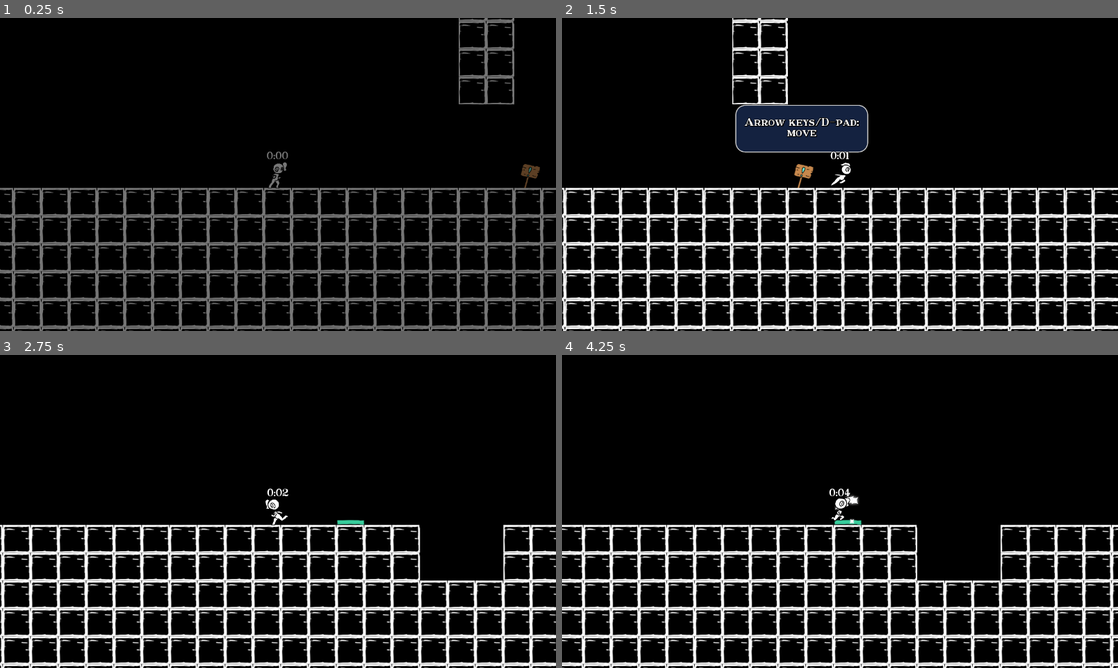
Above: before the commit, frames 1-4 (two rows, left to right).
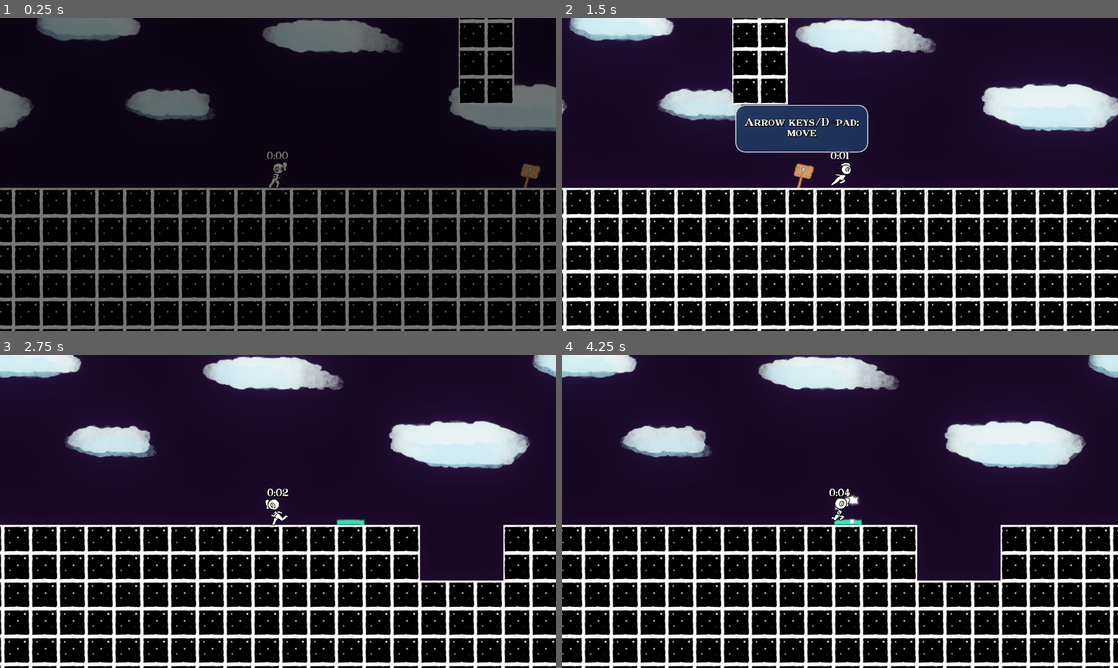
Above: after the commit, the same moments.

Repository: kalebye2/godot-wild-jam-31
Game: Godot game, scene res://scene/init.tscn
Two runs of this game, one before a commit and one after it. Both use one fixed random seed, a clock stepped at 60 frames per second and the inputs below.
Inputs (mouse positions are in pixels of both pictures, inside the frame that each line leads up to):
- Up to frame 1 (0.25 s): no input
- Up to frame 2 (1.5 s): tap Enter at 0.5 s; move the mouse to (962, 158) at 0.52 s; hold Right (walk_right) from 0.53 s (still down); tap C (dash) at 0.6, 1.35 s; tap Up (jump) at 0.77 s; move the mouse to (728, 190) at 1.27 s
- Up to frame 3 (2.75 s): tap Up (jump) at 1.52 s; move the mouse to (333, 442) at 2.02 s; release Right (walk_right) at 2.03 s; hold Left (walk_left) from 2.03 s (still down); tap C (dash) at 2.1 s
- Up to frame 4 (4.25 s): move the mouse to (812, 574) at 2.77 s; release Left (walk_left) at 2.78 s; hold Right (walk_right) from 2.78 s (still down); tap C (dash) at 2.85, 3.6 s; tap Up (jump) at 3.02, 3.77 s; move the mouse to (1006, 558) at 3.52 s

The runs differ from the first frame. In frame 1, 12% of the frame differs, in the area x 0-100%, y 0-100%; in frame 2, 57%; in frame 3, 63%; in frame 4, 62%.

Commit message:
Added new art

Diff:
--- a/resources/environments/main_environment.tres
+++ b/resources/environments/main_environment.tres
@@ -2,3 +2,7 @@
 
 [resource]
 background_mode = 4
+glow_enabled = true
+glow_levels/6 = true
+glow_intensity = 1.25
+glow_bloom = 0.47
--- a/scene/levels/level0.tscn
+++ b/scene/levels/level0.tscn
@@ -19,19 +19,19 @@
 [node name="checkpoint3" parent="." index="3" instance=ExtResource( 5 )]
 position = Vector2( 5600, 1056 )
 
-[node name="tile_map" parent="." index="8"]
+[node name="tile_map" parent="." index="9"]
 tile_data = PoolIntArray( -196483, 0, 0, -196482, 0, 0, -196481, 0, 0, -196480, 0, 0, -196479, 0, 0, -196478, 0, 0, -19 …(19881 unchanged characters)…
 
-[node name="player" parent="." index="9"]
+[node name="player" parent="." index="10"]
 position = Vector2( 328.726, 508.742 )
 
-[node name="player_spawn" parent="." index="10"]
+[node name="player_spawn" parent="." index="11"]
 position = Vector2( 672, 800 )
 
-[node name="cam_limit_left_top" parent="." index="11"]
+[node name="cam_limit_left_top" parent="." index="12"]
 position = Vector2( -2048, 0 )
 
-[node name="cam_limit_right_bottom" parent="." index="12"]
+[node name="cam_limit_right_bottom" parent="." index="13"]
 position = Vector2( 9280, 1344 )
 
 [node name="1" type="Position2D" parent="cam_new_limits/left_top" index="0"]
@@ -47,33 +47,21 @@
 
 [node name="saw" parent="hazards" index="0" instance=ExtResource( 3 )]
 position = Vector2( 3392, 64 )
-final_pos = Vector2( 0, 0 )
-tween_time = 2.0
 
 [node name="saw2" parent="hazards" index="1" instance=ExtResource( 3 )]
 position = Vector2( 8336, 1216 )
-final_pos = Vector2( 0, 0 )
-tween_time = 2.0
 
 [node name="saw3" parent="hazards" index="2" instance=ExtResource( 3 )]
 position = Vector2( 8336, 1088 )
-final_pos = Vector2( 0, 0 )
-tween_time = 2.0
 
 [node name="saw4" parent="hazards" index="3" instance=ExtResource( 3 )]
 position = Vector2( 8336, 960 )
-final_pos = Vector2( 0, 0 )
-tween_time = 2.0
 
 [node name="saw5" parent="hazards" index="4" instance=ExtResource( 3 )]
 position = Vector2( 8336, 832 )
-final_pos = Vector2( 0, 0 )
-tween_time = 2.0
 
 [node name="saw6" parent="hazards" index="5" instance=ExtResource( 3 )]
 position = Vector2( 8336, 704 )
-final_pos = Vector2( 0, 0 )
-tween_time = 2.0
 
 [node name="spike" parent="hazards" index="6" instance=ExtResource( 4 )]
 position = Vector2( 7328, 1248 )
@@ -99,12 +87,10 @@
 [node name="saw7" parent="hazards" index="13" instance=ExtResource( 3 )]
 position = Vector2( -1856, 896 )
 final_pos = Vector2( 160, 0 )
-tween_time = 2.0
 
 [node name="saw8" parent="hazards" index="14" instance=ExtResource( 3 )]
 position = Vector2( -1536, 896 )
 final_pos = Vector2( -160, 0 )
-tween_time = 2.0
 
 [node name="hint_gift" parent="hints" index="0" instance=ExtResource( 2 )]
 position = Vector2( 1248, 800 )
--- a/scene/levels/level3.tscn
+++ b/scene/levels/level3.tscn
@@ -13,16 +13,16 @@
 [node name="checkpoint" parent="checkpoints" index="0" instance=ExtResource( 4 )]
 position = Vector2( 3136, -32 )
 
-[node name="tile_map" parent="." index="5"]
-tile_data = PoolIntArray( -1835010, 0, 0, -1835009, 0, 0, -1 …(5643 unchanged characters)… 0, -1245185, 0, 0, -1310720, 0, 0, -1310669, 0, 0, -1310657, 0, 0, -1310647, 0,  …(20153 unchanged characters)…
-
-[node name="player_spawn" parent="." index="7"]
+[node name="tile_map" parent="." index="6"]
+tile_data = PoolIntArray( -1835010, 0, 0, -1835009, 0, 0, -1 …(5643 unchanged characters)… 0, -1245185, 0, 0, -1310720, 0, 0, -1310717, 0, 0, -1310669, 0, 0, -1310657, 0, 0, -1310647, 0,  …(20153 unchanged characters)…
+
+[node name="player_spawn" parent="." index="8"]
 position = Vector2( 3456, -24 )
 
-[node name="cam_limit_left_top" parent="." index="8"]
+[node name="cam_limit_left_top" parent="." index="9"]
 position = Vector2( 0, -1840 )
 
-[node name="cam_limit_right_bottom" parent="." index="9"]
+[node name="cam_limit_right_bottom" parent="." index="10"]
 position = Vector2( 5696, 1048 )
 
 [node name="exit_level" parent="exits" index="0" instance=ExtResource( 5 )]
@@ -37,68 +37,42 @@
 
 [node name="saw" parent="hazards" index="0" instance=ExtResource( 2 )]
 position = Vector2( 648, 0 )
-final_pos = Vector2( 0, 0 )
-tween_time = 2.0
 
 [node name="saw2" parent="hazards" index="1" instance=ExtResource( 2 )]
 position = Vector2( 648, -128 )
-final_pos = Vector2( 0, 0 )
-tween_time = 2.0
 
 [node name="saw3" parent="hazards" index="2" instance=ExtResource( 2 )]
 position = Vector2( 312, -320 )
-final_pos = Vector2( 0, 0 )
-tween_time = 2.0
 
 [node name="saw4" parent="hazards" index="3" instance=ExtResource( 2 )]
 position = Vector2( 312, -448 )
-final_pos = Vector2( 0, 0 )
-tween_time = 2.0
 
 [node name="saw5" parent="hazards" index="4" instance=ExtResource( 2 )]
 position = Vector2( 1024, -192 )
-final_pos = Vector2( 0, 0 )
-tween_time = 2.0
 
 [node name="saw6" parent="hazards" index="5" instance=ExtResource( 2 )]
 position = Vector2( 1024, -320 )
-final_pos = Vector2( 0, 0 )
-tween_time = 2.0
 
 [node name="saw7" parent="hazards" index="6" instance=ExtResource( 2 )]
 position = Vector2( 768, -648 )
-final_pos = Vector2( 0, 0 )
-tween_time = 2.0
 
 [node name="saw8" parent="hazards" index="7" instance=ExtResource( 2 )]
 position = Vector2( 768, -776 )
-final_pos = Vector2( 0, 0 )
-tween_time = 2.0
 
 [node name="saw9" parent="hazards" index="8" instance=ExtResource( 2 )]
 position = Vector2( 1472, -328 )
-final_pos = Vector2( 0, 0 )
-tween_time = 2.0
 
 [node name="saw10" parent="hazards" index="9" instance=ExtResource( 2 )]
 position = Vector2( 1472, -456 )
-final_pos = Vector2( 0, 0 )
-tween_time = 2.0
 
 [node name="saw11" parent="hazards" index="10" instance=ExtResource( 2 )]
 position = Vector2( 1472, -584 )
-final_pos = Vector2( 0, 0 )
-tween_time = 2.0
 
 [node name="saw12" parent="hazards" index="11" instance=ExtResource( 2 )]
 position = Vector2( 1216, -896 )
-final_pos = Vector2( 0, 0 )
-tween_time = 2.0
 
 [node name="saw13" parent="hazards" index="12" instance=ExtResource( 2 )]
 position = Vector2( 1216, -1024 )
-final_pos = Vector2( 0, 0 )
-tween_time = 2.0
 
 [node name="spike" parent="hazards" index="13" instance=ExtResource( 3 )]
 position = Vector2( 352, 288 )
@@ -274,17 +248,14 @@
 [node name="saw14" parent="hazards" index="70" instance=ExtResource( 2 )]
 position = Vector2( 1728, -960 )
 final_pos = Vector2( 576, 0 )
-tween_time = 2.0
 
 [node name="saw15" parent="hazards" index="71" instance=ExtResource( 2 )]
 position = Vector2( 2304, -960 )
 final_pos = Vector2( -576, 0 )
-tween_time = 2.0
 
 [node name="saw16" parent="hazards" index="72" instance=ExtResource( 2 )]
 position = Vector2( 3136, -960 )
 final_pos = Vector2( 0, 600 )
-tween_time = 2.0
 
 [node name="saw17" parent="hazards" index="73" instance=ExtResource( 2 )]
 position = Vector2( 3648, -80 )
@@ -293,14 +264,17 @@
 
 [node name="saw18" parent="hazards" index="74" instance=ExtResource( 2 )]
 position = Vector2( 3648, -208 )
-final_pos = Vector2( 0, 0 )
 tween_time = 0.5
 
-[node name="hint_gift" parent="hints" index="0" instance=ExtResource( 6 )]
+[node name="hint_gift3" parent="hints" index="0" instance=ExtResource( 6 )]
+position = Vector2( 232, -1312 )
+hint_text = "There's nothing here"
+
+[node name="hint_gift" parent="hints" index="1" instance=ExtResource( 6 )]
 position = Vector2( 1448, -736 )
 hint_text = "Two sawblades ahead (or behind)."
 
-[node name="hint_gift2" parent="hints" index="1" instance=ExtResource( 6 )]
+[node name="hint_gift2" parent="hints" index="2" instance=ExtResource( 6 )]
 position = Vector2( 4616, -1248 )
 hint_text = "If this game has no theme, is it fair to say there's some theme missing?"
 
--- a/scene/levels/level_base.tscn
+++ b/scene/levels/level_base.tscn
@@ -1,9 +1,11 @@
-[gd_scene load_steps=5 format=2]
+[gd_scene load_steps=7 format=2]
 
 [ext_resource path="res://resources/tilesets/main_tileset.tres" type="TileSet" id=1]
 [ext_resource path="res://resources/environments/main_environment.tres" type="Environment" id=2]
 [ext_resource path="res://scene/objects/player/player.tscn" type="PackedScene" id=3]
 [ext_resource path="res://scripts/objects/level_base.gd" type="Script" id=4]
+[ext_resource path="res://images/tileset/skyBG/sky.PNG" type="Texture" id=5]
+[ext_resource path="res://images/tileset/skyBG/clouds.PNG" type="Texture" id=6]
 
 [node name="level" type="Node2D"]
 script = ExtResource( 4 )
@@ -13,44 +15,38 @@
 [node name="ui" type="CanvasLayer" parent="."]
 layer = 128
 
-[node name="bg" type="CanvasLayer" parent="."]
+[node name="fade" type="CanvasLayer" parent="."]
 
-[node name="bg1" type="ParallaxBackground" parent="bg"]
-
-[node name="tex" type="TextureRect" parent="bg/bg1"]
-margin_right = 40.0
-margin_bottom = 40.0
-__meta__ = {
-"_edit_use_anchors_": false
-}
-
-[node name="bg2" type="ParallaxBackground" parent="bg"]
-layer = -99
-
-[node name="tex" type="TextureRect" parent="bg/bg2"]
-margin_right = 40.0
-margin_bottom = 40.0
-__meta__ = {
-"_edit_use_anchors_": false
-}
-
-[node name="bg3" type="ParallaxBackground" parent="bg"]
-layer = -98
-
-[node name="tex" type="TextureRect" parent="bg/bg3"]
-margin_right = 40.0
-margin_bottom = 40.0
-__meta__ = {
-"_edit_use_anchors_": false
-}
-
-[node name="fade" type="ColorRect" parent="bg"]
+[node name="fade" type="ColorRect" parent="fade"]
 anchor_right = 1.0
 anchor_bottom = 1.0
 color = Color( 0, 0, 0, 1 )
 __meta__ = {
 "_edit_use_anchors_": false
 }
+
+[node name="bg" type="ParallaxBackground" parent="."]
+
+[node name="bg1" type="ParallaxLayer" parent="bg"]
+motion_scale = Vector2( 0, 0 )
+
+[node name="tex" type="Sprite" parent="bg/bg1"]
+modulate = Color( 0.133333, 0.0509804, 0.2, 1 )
+texture = ExtResource( 5 )
+
+[node name="bg2" type="ParallaxLayer" parent="bg"]
+motion_scale = Vector2( 0.1, 0.1 )
+motion_mirroring = Vector2( 1280, 0 )
+
+[node name="tex" type="Sprite" parent="bg/bg2"]
+texture = ExtResource( 6 )
+region_enabled = true
+region_rect = Rect2( 0, 0, 8960, 720 )
+
+[node name="bg3" type="ParallaxLayer" parent="bg"]
+motion_mirroring = Vector2( 1280, 0 )
+
+[node name="tex" type="Sprite" parent="bg/bg3"]
 
 [node name="fade_tween" type="Tween" parent="."]
 
--- a/scene/levels/level_final.tscn
+++ b/scene/levels/level_final.tscn
@@ -9,16 +9,19 @@
 
 [node name="level_final" instance=ExtResource( 1 )]
 
-[node name="tile_map" parent="." index="5"]
+[node name="bg2" parent="bg" index="1"]
+visible = false
+
+[node name="tile_map" parent="." index="6"]
 tile_data = PoolIntArray( -327690, 0, 0, -327689, 0, 0, -327688, 0, 0, -327687, 0, 0, -327686, 0, 0, -327685, 0, 0, -32 …(1629 unchanged characters)…
 
-[node name="player_spawn" parent="." index="7"]
+[node name="player_spawn" parent="." index="8"]
 position = Vector2( -608, 288 )
 
-[node name="cam_limit_left_top" parent="." index="8"]
+[node name="cam_limit_left_top" parent="." index="9"]
 position = Vector2( -636.636, -377.508 )
 
-[node name="cam_limit_right_bottom" parent="." index="9"]
+[node name="cam_limit_right_bottom" parent="." index="10"]
 position = Vector2( 2051.28, 385.437 )
 
 [node name="restart_game" parent="exits" index="0" instance=ExtResource( 6 )]
--- a/scene/objects/player/player.tscn
+++ b/scene/objects/player/player.tscn
@@ -258,7 +258,7 @@
 texture = ExtResource( 2 )
 vframes = 8
 hframes = 8
-frame = 16
+frame = 22
 __meta__ = {
 "_edit_lock_": true
 }
@@ -412,25 +412,18 @@
 attenuation = 0.153893
 bus = "sfx"
 
-[node name="death_ui" type="Control" parent="."]
+[node name="death_ui" type="CanvasLayer" parent="."]
+
+[node name="container" type="HBoxContainer" parent="death_ui"]
 visible = false
 anchor_left = 0.5
 anchor_top = 0.5
 anchor_right = 0.5
 anchor_bottom = 0.5
-margin_left = -20.0
-margin_top = -20.0
-margin_right = 20.0
-margin_bottom = 20.0
-rect_pivot_offset = Vector2( 20, 20 )
-__meta__ = {
-"_edit_use_anchors_": false
-}
-
-[node name="container" type="HBoxContainer" parent="death_ui"]
-margin_left = -58.6919
-margin_right = 197.308
-margin_bottom = 128.0
+margin_left = -128.0
+margin_top = -64.0
+margin_right = 128.0
+margin_bottom = 64.0
 rect_min_size = Vector2( 256, 0 )
 rect_pivot_offset = Vector2( 128, 64 )
 alignment = 1
--- a/scripts/objects/level_base.gd
+++ b/scripts/objects/level_base.gd
@@ -5,13 +5,13 @@
 
 signal cam_limits_changed
 
-onready var fade_color : Color = $bg/fade.color
+onready var fade_color : Color = $fade/fade.color
 
 func _ready() -> void:
 	if !player_data.dict_collectibles.has(name):
 		player_data.dict_collectibles[name] = []
 	connect("cam_limits_changed", $player, "_on_cam_limits_changed")
-	$fade_tween.interpolate_property($bg/fade, "color", fade_color, Color(fade_color.r, fade_color.g, fade_color.b, 0), .5)
+	$fade_tween.interpolate_property($fade/fade, "color", fade_color, Color(fade_color.r, fade_color.g, fade_color.b, 0), .5)
 	$fade_tween.start()
 
 	if player_data.spawn_location != null:
--- a/scripts/objects/player.gd
+++ b/scripts/objects/player.gd
@@ -344,7 +344,7 @@
 
 
 func die() -> void:
-	$death_ui.show()
+	$death_ui/container.show()
 	$death_ui/container/deaths.text = "%02d" % player_data.deaths
 	$death_ui/tween.interpolate_property($death_ui/container, "rect_scale", Vector2.ZERO, Vector2.ONE, .3, Tween.TRANS_BOUNCE, Tween.EASE_OUT)
 	$death_ui/tween.start()
Binary file changed: OpenToonz/GodotWildJam31/outputs/checkpoint.png
Binary file changed: OpenToonz/GodotWildJam31/outputs/hint_gift.0001.png
Binary file changed: OpenToonz/GodotWildJam31/scenes/sceneIcons/checkpoint .png
Binary file changed: OpenToonz/GodotWildJam31/scenes/sceneIcons/hint_gift .png
Binary file changed: images/tileset/main_tileset.png
Binary file added: images/tileset/skyBG/clouds Mescladas.PNG
Not shown, added: images/tileset/skyBG/clouds Mescladas.PNG.import
Binary file added: images/tileset/skyBG/clouds.PNG
Not shown, added: images/tileset/skyBG/clouds.PNG.import
Binary file added: images/tileset/skyBG/grassy.PNG
Not shown, added: images/tileset/skyBG/grassy.PNG.import
Binary file added: images/tileset/skyBG/mountains.PNG
(and 22 more such lines)
